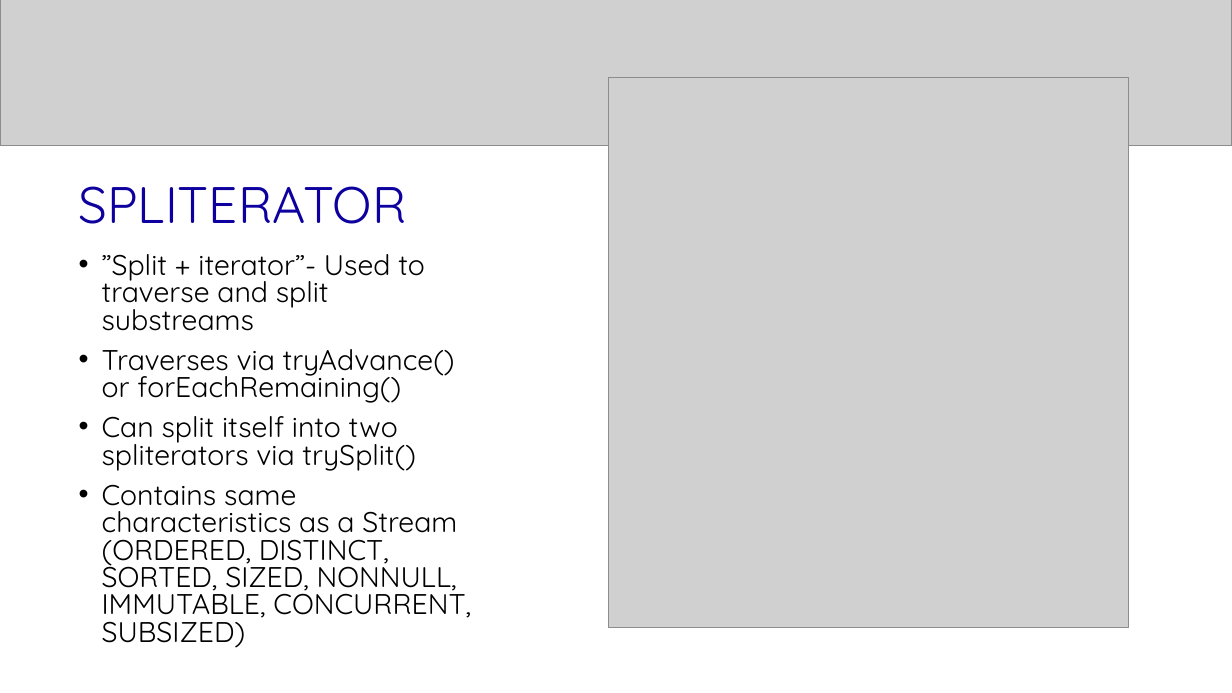
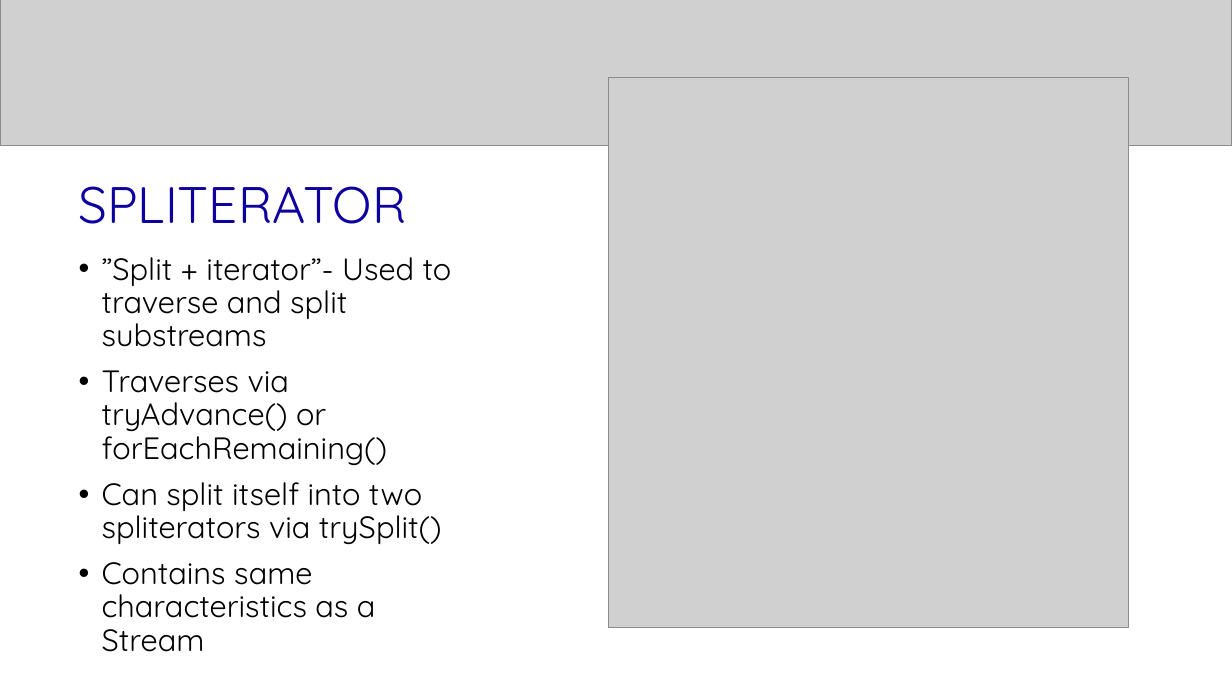
Before and after one commit to ethwillz/coms430, a slide deck: slide 5 of src/parallel_streams_presentation/p_stream_presentation.pptx (slide 4 before the commit). Drawn at 1232x693 pixels with LibreOffice and Linux fonts; fonts in the diff are those of the drawing; grey boxes stand for pictures; background and template pictures are left out. Boxes give left, top, right and bottom in pixels: in the first picture for what was removed or moved away, otherwise in the second. Text is boxed around its words. In the diff, an @@ line names an element or a change of style, - is before the commit and + after.

```diff
--- a/src/parallel_streams_presentation/p_stream_presentation.pptx
+++ b/src/parallel_streams_presentation/p_stream_presentation.pptx
@@ text at [102,257,452,544]: size 22.2 to 24 pt in "”Split + iterator”- Used to traverse and ...", "Traverses via tryAdvance() or forEachRemaining()", "Can split itself into two spliterators via ..."; line spacing 0.8 to 0.9 @@
@@ text at [102,562,376,652]: text changed; size 22.2 to 24 pt @@
-• Contains same characteristics as a Stream (ORDERED, DISTINCT, SORTED, SIZED, NONNULL, IMMUTABLE, CONCURRENT, SUBSIZED)
+• Contains same characteristics as a Stream
```
Also in this commit, not shown: 4 other slides changed, 2 slides added, 1 slide removed, 11 other files.
